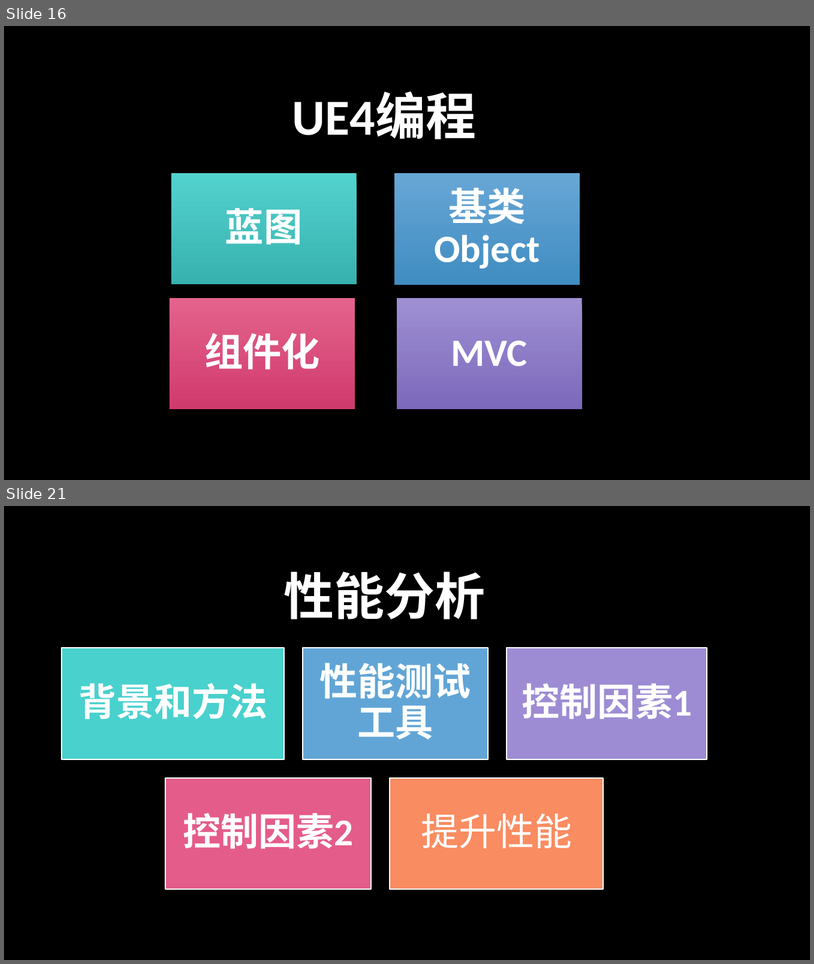
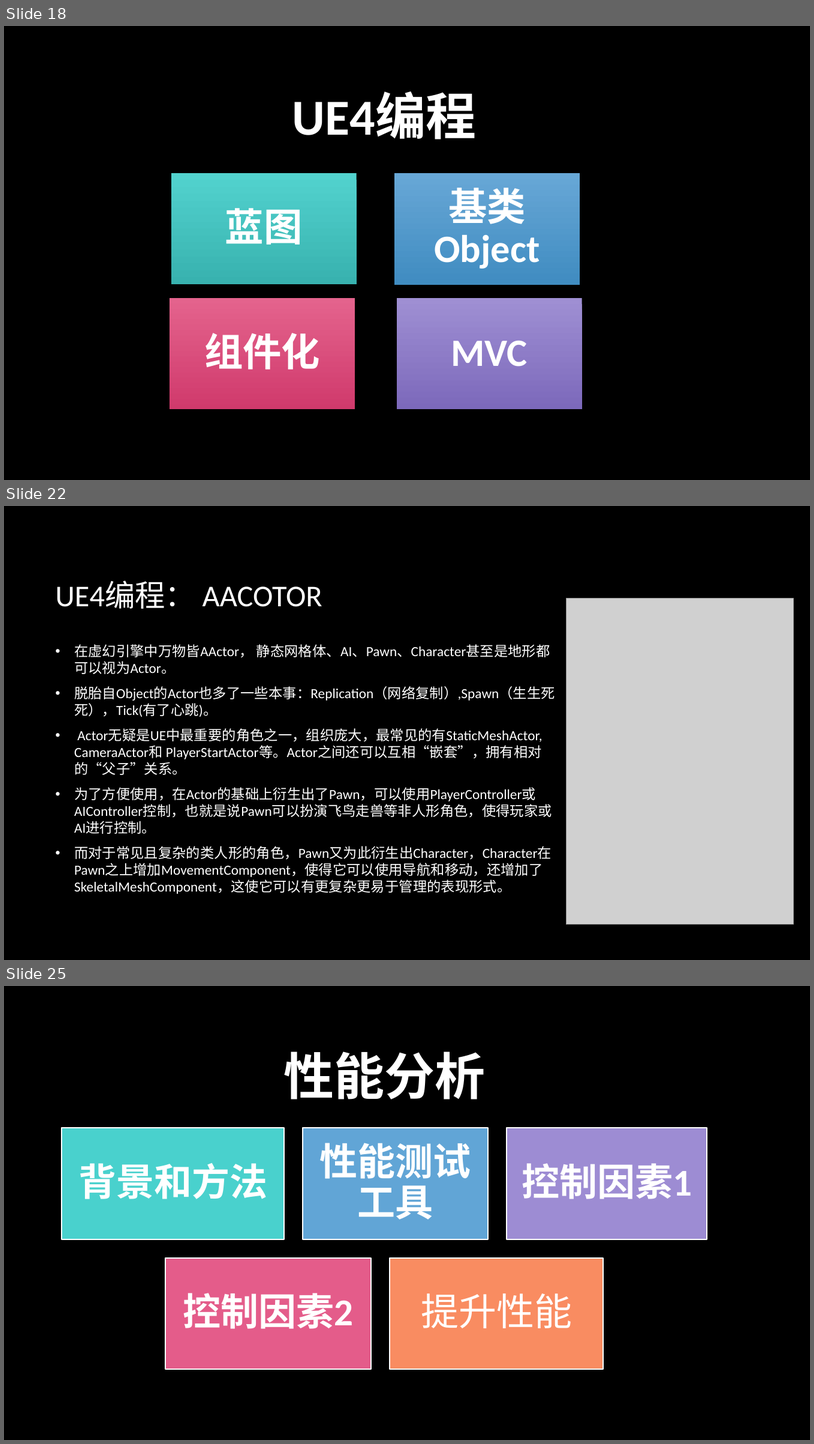
Before and after one commit to BattalionCommander/UE4_C-_Notes, a slide deck: Unreal engine 4.pptx. Shown one above the other, each under a label of ours: slides 16 and 21 before the commit, slides 18, 22 and 25 after it; the slides between them are not shown. The pictures are 814x964 and 814x1444 pixels, drawn with LibreOffice and Linux fonts; fonts in the diff are those of the drawing; grey boxes stand for pictures; background and template pictures are left out. Boxes give left, top, right and bottom in pixels: in the first picture for what was removed or moved away, otherwise in the second. Text is boxed around its words. In the diff, an @@ line names an element or a change of style, - is before the commit and + after.

```diff
--- a/Unreal engine 4.pptx
+++ b/Unreal engine 4.pptx
@@ slide 22 added at [4, 506, 810, 960], background picture (left out) @@
@@ title added at [56, 582, 323, 609], 36 pt, text #FFFFFF @@
+UE4编程： AACOTOR
@@ picture added at [567, 598, 794, 925] @@
@@ text added at [74, 644, 555, 894], 16.6 pt, text #FFFFFF @@
+• 在虚幻引擎中万物皆AActor， 静态网格体、AI、Pawn、Character甚至是地形都可以视为Actor。
+• 脱胎自Object的Actor也多了一些本事：Replication（网络复制）,Spawn（生生死死），Tick(有了心跳)。
+• Actor无疑是UE中最重要的角色之一，组织庞大，最常见的有StaticMeshActor, CameraActor和 PlayerStartActor等。Actor之间还可以互相“嵌套”，拥有相对的“父子”关系。
+• 为了方便使用，在Actor的基础上衍生出了Pawn，可以使用PlayerController或AIController控制，也就是说Pawn可以扮演飞鸟走兽等非人形角色，使得玩家或AI进行控制。
+• 而对于常见且复杂的类人形的角色，Pawn又为此衍生出Character，Character在Pawn之上增加MovementComponent，使得它可以使用导航和移动，还增加了SkeletalMeshComponent，这使它可以有更复杂更易于管理的表现形式。
@@ what was slide 16 is now slide 18 @@
@@ what was slide 21 is now slide 25 @@
```
Also in this commit, not shown: 13 slides changed, 3 other slides added, 2 other files.
